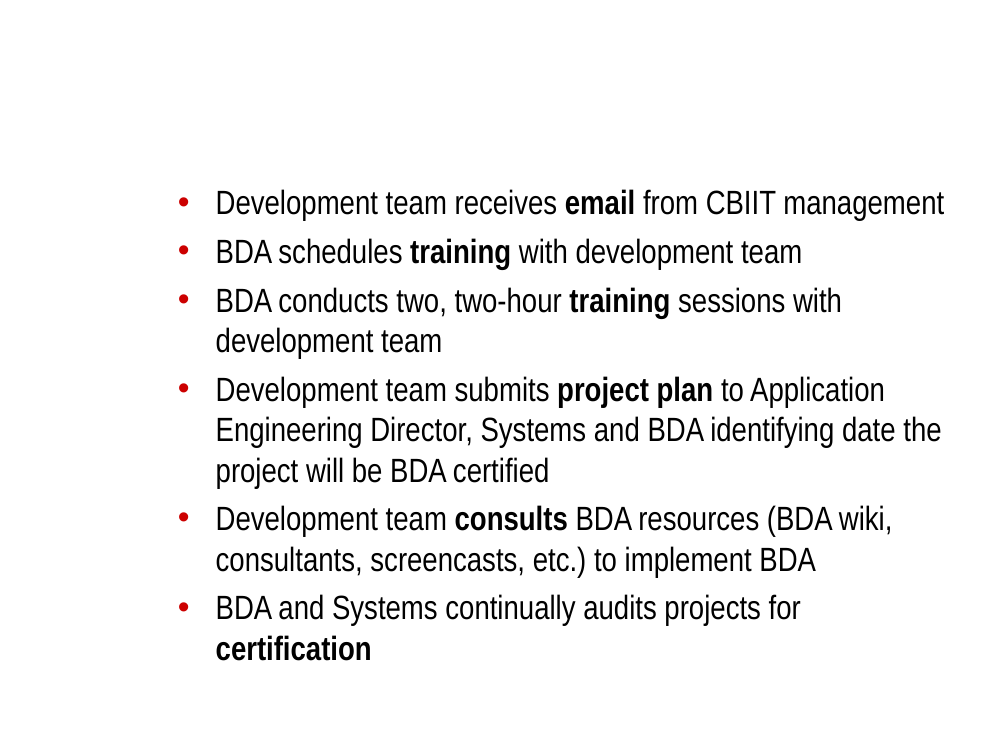
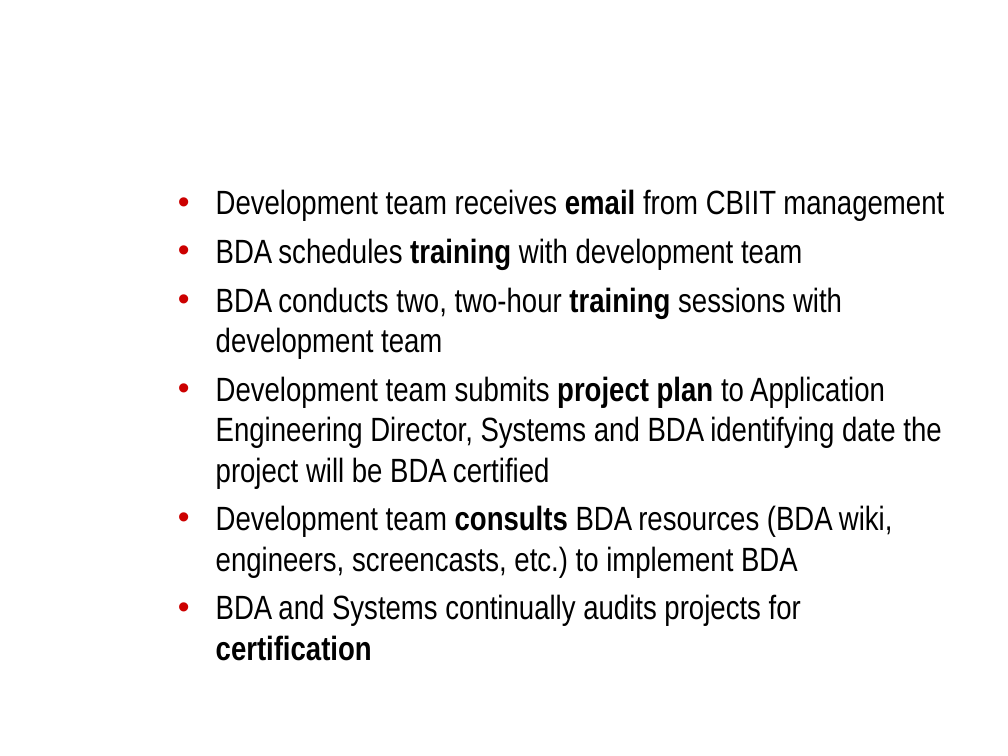
Before and after one commit to NCIP/automation, a slide deck: slide 5 of docs/roadmap/bda-rollout-121708.ppt. Drawn at 1008x756 pixels with LibreOffice and Linux fonts; fonts in the diff are those of the drawing; background and template pictures are left out. Boxes give left, top, right and bottom in pixels: in the first picture for what was removed or moved away, otherwise in the second. Text is boxed around its words. In the diff, an @@ line names an element or a change of style, - is before the commit and + after.

```diff
--- a/docs/roadmap/bda-rollout-121708.ppt
+++ b/docs/roadmap/bda-rollout-121708.ppt
@@ text at (x1=216, y1=505, x2=893, y2=577): text changed @@
-• Development team consults BDA resources (BDA wiki, consultants, screencasts, etc.) to implement BDA
+• Development team consults BDA resources (BDA wiki, engineers, screencasts, etc.) to implement BDA
```
Also in this commit, not shown: 5 other slides changed, 1 slide added.
